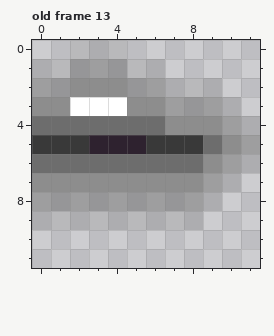
Edited in one commit: pixel-art file (games/Phaser-Snake-Game/public/assets/sprites/portalWallAnim.aseprite). That is the earlier state.
12x12 pixels, 18 frames. Shown: old frame 13. The commit also changed other frames, which this record leaves out.
And afterwards:
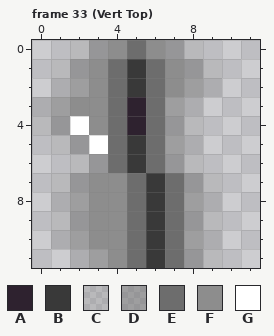
Palette (. is transparent): A #2e222f  B #393939  C #6d6d6d36  D #6d6d6d7d  E #6d6d6d  F #8d8d8d  G #ffffff
A new or re-ordered frame is compared with the old frame closest to it.
Changes in this commit:
frames 18 -> 36
Changed rows in their new state; - is an unchanged pixel.
Frame 33 (Vert Top) is new; against old frame 13:
first column x 0:
 0 ---DFEFDC---
 1 .--FEBEFDC--
 2 .CD-EBEFD---
 3 CDFFEAE-C..-
 4 CDGF-A-DC...
 5 .CDGEBEDC...
 6 ..CD-B-DC...
 7 .CD--EBEDC.-
 8 .C-FFEBE----
 9 .-DFFEBEDC--
10 -CDFFEBEDC--
11 --CDFEBEDC--
